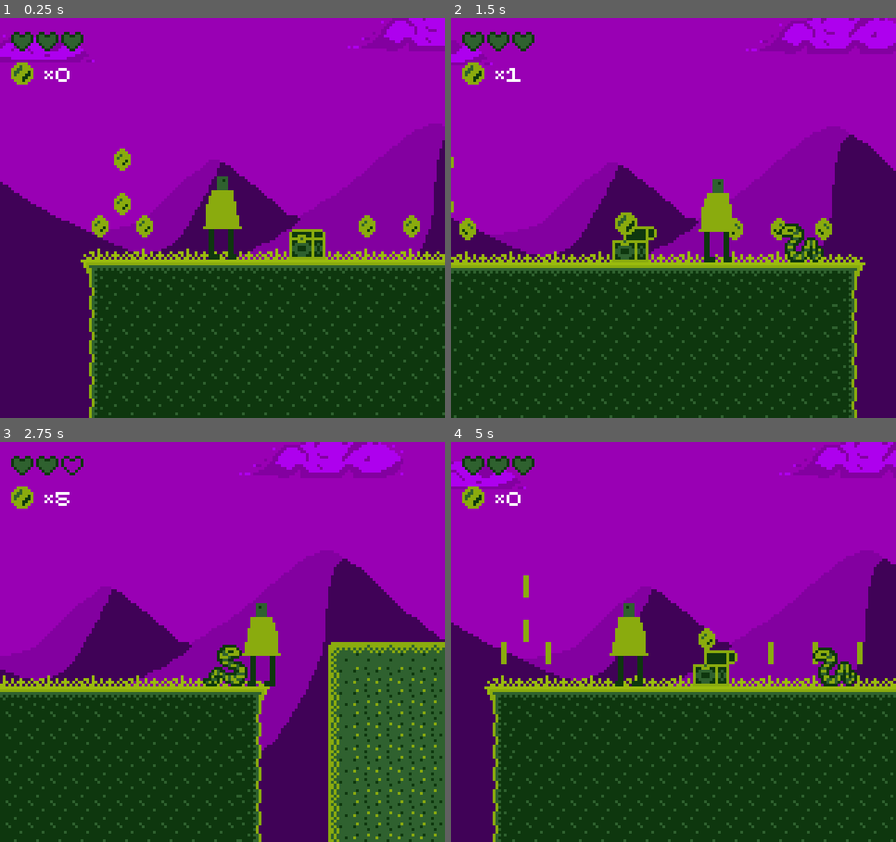
Above: before the commit, frames 1-4 (two rows, left to right).
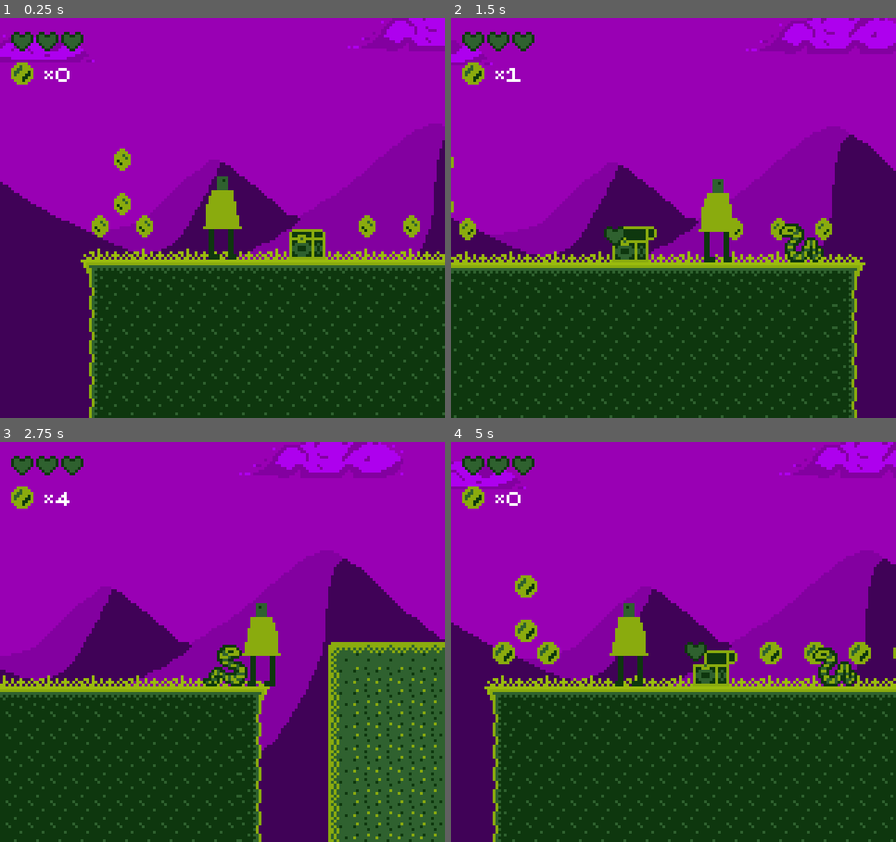
Above: after the commit, the same moments.

Repository: gutino/gamedev_studies
Game: Godot game, scene res://Assets/Levels/Level1/Level1.tscn
Same seed, same stepped clock (60 frames per second), same inputs: the game is played once before the commit and once after it.
Inputs:
- Up to frame 1 (0.25 s): no input
- Up to frame 2 (1.5 s): hold Right (ui_right) from 0.53 s (still down); tap Z (attack) at 0.6 s; tap Space (ui_accept) at 0.77 s; tap Shift (sprint) at 1.35 s
- Up to frame 3 (2.75 s): tap Space (ui_accept) at 1.52 s; release Right (ui_right) at 2.03 s; hold Left (ui_left) from 2.03 s (still down); tap Z (attack) at 2.1 s
- Up to frame 4 (5 s): release Left (ui_left) at 2.78 s; hold Right (ui_right) 2.78-4.28 s; tap Shift (sprint) at 2.85, 4.35 s; tap Space (ui_accept) at 3.02, 3.77, 4.52 s; tap Z (attack) at 3.6 s; hold Left (ui_left) from 4.28 s (still down)

The runs differ from the first frame. In frame 1, 0.2% of the frame differs, in the area x 21-94%, y 34-54%; in frame 2, 0.5%; in frame 3, 0.2%; in frame 4, 1.5%, in the area x 9-100%, y 33-56%.

Commit message:
Add ExtraLife

Diff:
--- a/TMB_1/Assets/Actors/Characters/OurGuy/OurGuy.tscn
+++ b/TMB_1/Assets/Actors/Characters/OurGuy/OurGuy.tscn
@@ -28,6 +28,7 @@
 var _Attacking := false
 var _TakingDmg := false
 
+signal OnDamaged()
 signal CoinPickedUp()
 
 func calcSpriteSide() -> void:
@@ -91,6 +92,8 @@
 			OurGuyVars.Death()
 			print(\"=== Game Over ===\")
 
+		emit_signal(\"OnDamaged\")
+
 func _on_DmgTimer_timeout():
 	_TakingDmg = false
 
@@ -100,6 +103,10 @@
 func _on_Coin_pickedUp():
 	OurGuyVars.Coins += 1
 	emit_signal(\"CoinPickedUp\")
+
+func _on_ExtraHeart_pickedUp(var qty : int):
+	OurGuyVars.Health += 1
+	emit_signal(\"OnDamaged\")
 "
 
 [sub_resource type="RectangleShape2D" id=2]
@@ -149,5 +156,6 @@
 offset = Vector2( 4, 4 )
 transform = Transform2D( 1, 0, 0, 1, 4, 4 )
 [connection signal="CoinPickedUp" from="." to="GUI" method="_onCoinPickedUp"]
+[connection signal="OnDamaged" from="." to="GUI" method="_on_OurGuy_OnDamaged"]
 [connection signal="timeout" from="JumpTimer" to="." method="_on_JumpTimer_timeout"]
 [connection signal="timeout" from="DmgTimer" to="." method="_on_DmgTimer_timeout"]
--- a/TMB_1/Assets/Actors/PickUps/Chest/Chest.gd
+++ b/TMB_1/Assets/Actors/PickUps/Chest/Chest.gd
@@ -9,21 +9,17 @@
 	$AnimatedSprite.frame = 0
 
 func _PickedUp(body):
-
 	$AnimationPlayer.play("Opened")
 	var pickedUpItem = Item.instance()
 
 	pickedUpItem.DisableCollision()
 	pickedUpItem.z_index = 10
-
 	$ItemSpawner.add_child(pickedUpItem)
 
 	self.ItemInstancePath = pickedUpItem.get_path()
-
 	self.CollidedBody = body
 
 func _PickUpChild():
-
 	var item := self.get_node_or_null(ItemInstancePath)
 
 	if (item != null && item.has_method("_PickedUp")):
--- a/TMB_1/Assets/Actors/PickUps/Chest/Chest.tscn
+++ b/TMB_1/Assets/Actors/PickUps/Chest/Chest.tscn
@@ -2,7 +2,7 @@
 
 [ext_resource path="res://Assets/Actors/PickUps/Chest/Chest.gd" type="Script" id=1]
 [ext_resource path="res://Assets/Actors/PickUps/Chest/Chest.png" type="Texture" id=2]
-[ext_resource path="res://Assets/Actors/PickUps/Coin/Coin.tscn" type="PackedScene" id=3]
+[ext_resource path="res://Assets/Actors/PickUps/ExtraHeart/ExtraHeart.tscn" type="PackedScene" id=3]
 
 [sub_resource type="AtlasTexture" id=1]
 atlas = ExtResource( 2 )
--- a/TMB_1/Assets/Actors/PickUps/Coin/Coin.tscn
+++ b/TMB_1/Assets/Actors/PickUps/Coin/Coin.tscn
@@ -3,44 +3,44 @@
 [ext_resource path="res://Assets/Actors/PickUps/Coin/CoinSheet.png" type="Texture" id=1]
 [ext_resource path="res://Assets/Actors/PickUps/Coin/Coin.gd" type="Script" id=2]
 
-[sub_resource type="AtlasTexture" id=1]
+[sub_resource type="AtlasTexture" id=11]
 atlas = ExtResource( 1 )
 region = Rect2( 0, 0, 8, 8 )
 
-[sub_resource type="AtlasTexture" id=2]
+[sub_resource type="AtlasTexture" id=12]
 atlas = ExtResource( 1 )
 region = Rect2( 8, 0, 8, 8 )
 
-[sub_resource type="AtlasTexture" id=3]
+[sub_resource type="AtlasTexture" id=13]
 atlas = ExtResource( 1 )
 region = Rect2( 16, 0, 8, 8 )
 
-[sub_resource type="AtlasTexture" id=4]
+[sub_resource type="AtlasTexture" id=14]
 atlas = ExtResource( 1 )
 region = Rect2( 24, 0, 8, 8 )
 
-[sub_resource type="AtlasTexture" id=5]
+[sub_resource type="AtlasTexture" id=15]
 atlas = ExtResource( 1 )
 region = Rect2( 32, 0, 8, 8 )
 
-[sub_resource type="AtlasTexture" id=6]
+[sub_resource type="AtlasTexture" id=16]
 atlas = ExtResource( 1 )
 region = Rect2( 40, 0, 8, 8 )
 
-[sub_resource type="AtlasTexture" id=7]
+[sub_resource type="AtlasTexture" id=17]
 atlas = ExtResource( 1 )
 region = Rect2( 48, 0, 8, 8 )
 
-[sub_resource type="AtlasTexture" id=8]
+[sub_resource type="AtlasTexture" id=18]
 atlas = ExtResource( 1 )
 region = Rect2( 56, 0, 8, 8 )
 
-[sub_resource type="SpriteFrames" id=9]
+[sub_resource type="SpriteFrames" id=19]
 animations = [ {
-"frames": [ SubResource( 1 ), SubResource( 2 ), SubResource( 3 ), SubResource( 4 ), SubResource( 5 ), SubResource( 6 ), SubResource( 7 ), SubResource( 8 ) ],
+"frames": [ SubResource( 11 ), SubResource( 12 ), SubResource( 13 ), SubResource( 14 ), SubResource( 15 ), SubResource( 16 ), SubResource( 17 ), SubResource( 18 ) ],
 "loop": true,
 "name": "default",
-"speed": 3.0
+"speed": 5.0
 } ]
 
 [sub_resource type="CircleShape2D" id=10]
@@ -52,8 +52,8 @@
 
 [node name="Sprite" type="AnimatedSprite" parent="."]
 position = Vector2( 4, -4 )
-frames = SubResource( 9 )
-frame = 7
+frames = SubResource( 19 )
+frame = 2
 playing = true
 
 [node name="CollisionShape2D" type="CollisionShape2D" parent="."]
--- /dev/null
+++ b/TMB_1/Assets/Actors/PickUps/ExtraHeart/ExtraHeart.gd
@@ -0,0 +1,11 @@
+extends PickUpItem
+
+export(int) var HealthQty := 1
+
+func _PickedUp(body):
+	if body.has_method("_on_ExtraHeart_pickedUp"):
+		body._on_ExtraHeart_pickedUp(HealthQty)
+	self.queue_free()
+
+func DisableCollision():
+	$CollisionShape2D.disabled = true
--- /dev/null
+++ b/TMB_1/Assets/Actors/PickUps/ExtraHeart/ExtraHeart.tscn
@@ -0,0 +1,35 @@
+[gd_scene load_steps=7 format=2]
+
+[ext_resource path="res://Assets/Actors/PickUps/ExtraHeart/ExtraHeart.gd" type="Script" id=1]
+[ext_resource path="res://Assets/Actors/PickUps/ExtraHeart/Health.png" type="Texture" id=2]
+
+[sub_resource type="AtlasTexture" id=1]
+atlas = ExtResource( 2 )
+region = Rect2( 0, 0, 8, 8 )
+
+[sub_resource type="AtlasTexture" id=2]
+atlas = ExtResource( 2 )
+region = Rect2( 8, 0, 8, 8 )
+
+[sub_resource type="SpriteFrames" id=3]
+animations = [ {
+"frames": [ SubResource( 1 ), SubResource( 2 ) ],
+"loop": true,
+"name": "default",
+"speed": 4.0
+} ]
+
+[sub_resource type="CircleShape2D" id=4]
+radius = 3.89255
+
+[node name="ExtraHeart" type="Area2D"]
+script = ExtResource( 1 )
+
+[node name="AnimatedSprite" type="AnimatedSprite" parent="."]
+frames = SubResource( 3 )
+frame = 1
+playing = true
+
+[node name="CollisionShape2D" type="CollisionShape2D" parent="."]
+shape = SubResource( 4 )
+[connection signal="body_entered" from="." to="." method="_PickedUp"]
--- a/TMB_1/Assets/GUI/GUI.gd
+++ b/TMB_1/Assets/GUI/GUI.gd
@@ -1,40 +1,41 @@
 extends CanvasLayer
+
+var HeartScn = preload("res://Assets/GUI/Health/Heart.tscn")
+var CurrHearts := 1
 
 func UpdateCoinCounter():
 	$Container/Icons/CoinCounter/Counter.text = "*" + str(OurGuyVars.Coins)
 
 func _ready():
+	UpdateHealth()
 	UpdateCoinCounter()
 
-func _process(delta):
-#	if OurGuyVars.Health == 0:
-#		$Container/Icons/Health/Heart1/AnimatedSprite.frame = 1
-#		$Container/Icons/Health/Heart2/AnimatedSprite.frame = 1
-#		$Container/Icons/Health/Heart3/AnimatedSprite.frame = 1
-#	elif OurGuyVars.Health == 1:
-#		$Container/Icons/Health/Heart1/AnimatedSprite.frame = 0
-#		$Container/Icons/Health/Heart2/AnimatedSprite.frame = 1
-#		$Container/Icons/Health/Heart3/AnimatedSprite.frame = 1
-#	elif OurGuyVars.Health == 2:
-#		$Container/Icons/Health/Heart1/AnimatedSprite.frame = 0
-#		$Container/Icons/Health/Heart2/AnimatedSprite.frame = 0
-#		$Container/Icons/Health/Heart3/AnimatedSprite.frame = 1
-#	elif OurGuyVars.Health == 3:
-#		$Container/Icons/Health/Heart1/AnimatedSprite.frame = 0
-#		$Container/Icons/Health/Heart2/AnimatedSprite.frame = 0
-#		$Container/Icons/Health/Heart3/AnimatedSprite.frame = 0
+func UpdateHealth():
+	var acc = 0
 
-	if OurGuyVars.Health >2:
-		$Container/Icons/Health/Heart3/AnimatedSprite.frame = 0
-	else : $Container/Icons/Health/Heart3/AnimatedSprite.frame = 1
+	if OurGuyVars.Health > CurrHearts:
+		AddHearts(OurGuyVars.Health - CurrHearts)
 
-	if OurGuyVars.Health >1:
-		$Container/Icons/Health/Heart2/AnimatedSprite.frame = 0
-	else : $Container/Icons/Health/Heart2/AnimatedSprite.frame = 1
+	print ($Container/Icons/Health.get_children())
 
-	if OurGuyVars.Health >0:
-		$Container/Icons/Health/Heart1/AnimatedSprite.frame = 0
-	else : $Container/Icons/Health/Heart1/AnimatedSprite.frame = 1
+	for child in $Container/Icons/Health.get_children():
+		if child.has_node("AnimatedSprite"):
+			if OurGuyVars.Health > acc:
+				child.get_node("AnimatedSprite").frame = 0
+				acc += 1
+			else:
+				child.get_node("AnimatedSprite").frame = 1
+		else:
+			print("Failed to Update Health")
 
 func _onCoinPickedUp():
 	UpdateCoinCounter()
+
+func _on_OurGuy_OnDamaged():
+	UpdateHealth()
+
+func AddHearts(var qty : int):
+	for i in range(qty):
+		var NewHeart = HeartScn.instance()
+		$Container/Icons/Health.add_child(NewHeart)
+		CurrHearts += 1
--- a/TMB_1/Assets/GUI/GUI.tscn
+++ b/TMB_1/Assets/GUI/GUI.tscn
@@ -1,25 +1,9 @@
-[gd_scene load_steps=8 format=2]
+[gd_scene load_steps=5 format=2]
 
 [ext_resource path="res://Assets/Actors/PickUps/Coin/Coin.png" type="Texture" id=1]
 [ext_resource path="res://Assets/GUI/default.tres" type="Theme" id=2]
-[ext_resource path="res://Assets/GUI/Health/Health.png" type="Texture" id=3]
+[ext_resource path="res://Assets/GUI/Health/Heart.tscn" type="PackedScene" id=3]
 [ext_resource path="res://Assets/GUI/GUI.gd" type="Script" id=4]
-
-[sub_resource type="AtlasTexture" id=1]
-atlas = ExtResource( 3 )
-region = Rect2( 0, 0, 8, 8 )
-
-[sub_resource type="AtlasTexture" id=2]
-atlas = ExtResource( 3 )
-region = Rect2( 8, 0, 8, 8 )
-
-[sub_resource type="SpriteFrames" id=3]
-animations = [ {
-"frames": [ SubResource( 1 ), SubResource( 2 ) ],
-"loop": true,
-"name": "default",
-"speed": 5.0
-} ]
 
 [node name="GUI" type="CanvasLayer"]
 script = ExtResource( 4 )
@@ -39,7 +23,7 @@
 }
 
 [node name="Health" type="HBoxContainer" parent="Container/Icons"]
-margin_right = 26.0
+margin_right = 8.0
 margin_bottom = 8.0
 size_flags_horizontal = 2
 custom_constants/separation = 1
@@ -47,43 +31,7 @@
 "_edit_use_anchors_": false
 }
 
-[node name="Heart1" type="CenterContainer" parent="Container/Icons/Health"]
-margin_right = 8.0
-margin_bottom = 8.0
-rect_min_size = Vector2( 8, 8 )
-__meta__ = {
-"_edit_use_anchors_": false
-}
-
-[node name="AnimatedSprite" type="AnimatedSprite" parent="Container/Icons/Health/Heart1"]
-frames = SubResource( 3 )
-offset = Vector2( 4, 4 )
-
-[node name="Heart2" type="CenterContainer" parent="Container/Icons/Health"]
-margin_left = 9.0
-margin_right = 17.0
-margin_bottom = 8.0
-rect_min_size = Vector2( 8, 8 )
-__meta__ = {
-"_edit_use_anchors_": false
-}
-
-[node name="AnimatedSprite" type="AnimatedSprite" parent="Container/Icons/Health/Heart2"]
-frames = SubResource( 3 )
-offset = Vector2( 4, 4 )
-
-[node name="Heart3" type="CenterContainer" parent="Container/Icons/Health"]
-margin_left = 18.0
-margin_right = 26.0
-margin_bottom = 8.0
-rect_min_size = Vector2( 8, 8 )
-__meta__ = {
-"_edit_use_anchors_": false
-}
-
-[node name="AnimatedSprite" type="AnimatedSprite" parent="Container/Icons/Health/Heart3"]
-frames = SubResource( 3 )
-offset = Vector2( 4, 4 )
+[node name="Heart" parent="Container/Icons/Health" instance=ExtResource( 3 )]
 
 [node name="CoinCounter" type="HBoxContainer" parent="Container/Icons"]
 margin_top = 12.0
--- /dev/null
+++ b/TMB_1/Assets/GUI/Health/Heart.gd
@@ -0,0 +1,4 @@
+extends CenterContainer
+
+func _ready():
+	pass
--- /dev/null
+++ b/TMB_1/Assets/GUI/Health/Heart.tscn
@@ -0,0 +1,33 @@
+[gd_scene load_steps=6 format=2]
+
+[ext_resource path="res://Assets/GUI/Health/Health.png" type="Texture" id=1]
+[ext_resource path="res://Assets/GUI/Health/Heart.gd" type="Script" id=2]
+
+[sub_resource type="AtlasTexture" id=1]
+atlas = ExtResource( 1 )
+region = Rect2( 0, 0, 8, 8 )
+
+[sub_resource type="AtlasTexture" id=2]
+atlas = ExtResource( 1 )
+region = Rect2( 8, 0, 8, 8 )
+
+[sub_resource type="SpriteFrames" id=3]
+animations = [ {
+"frames": [ SubResource( 1 ), SubResource( 2 ) ],
+"loop": true,
+"name": "default",
+"speed": 5.0
+} ]
+
+[node name="Heart" type="CenterContainer"]
+margin_right = 8.0
+margin_bottom = 8.0
+rect_min_size = Vector2( 8, 8 )
+script = ExtResource( 2 )
+__meta__ = {
+"_edit_use_anchors_": false
+}
+
+[node name="AnimatedSprite" type="AnimatedSprite" parent="."]
+frames = SubResource( 3 )
+offset = Vector2( 4, 4 )
Binary file added: TMB_1/Assets/Actors/PickUps/ExtraHeart/Health.png
Not shown, added: TMB_1/Assets/Actors/PickUps/ExtraHeart/Health.png.import
